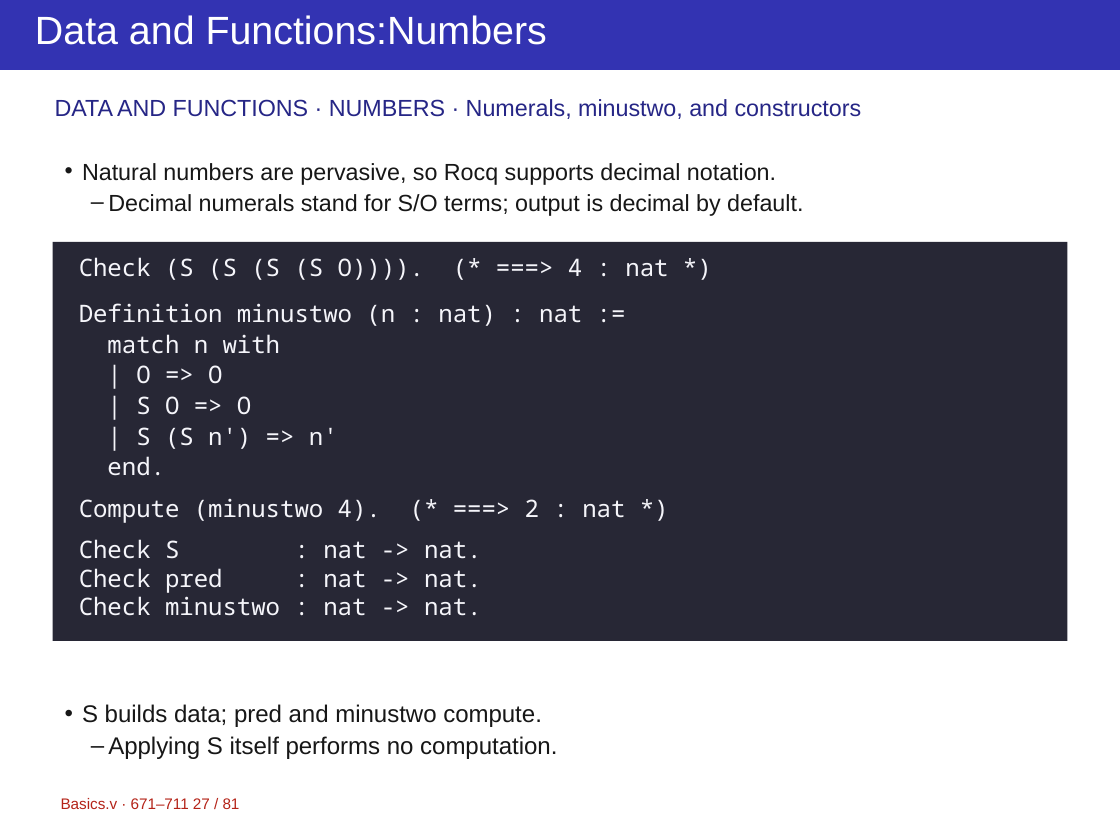
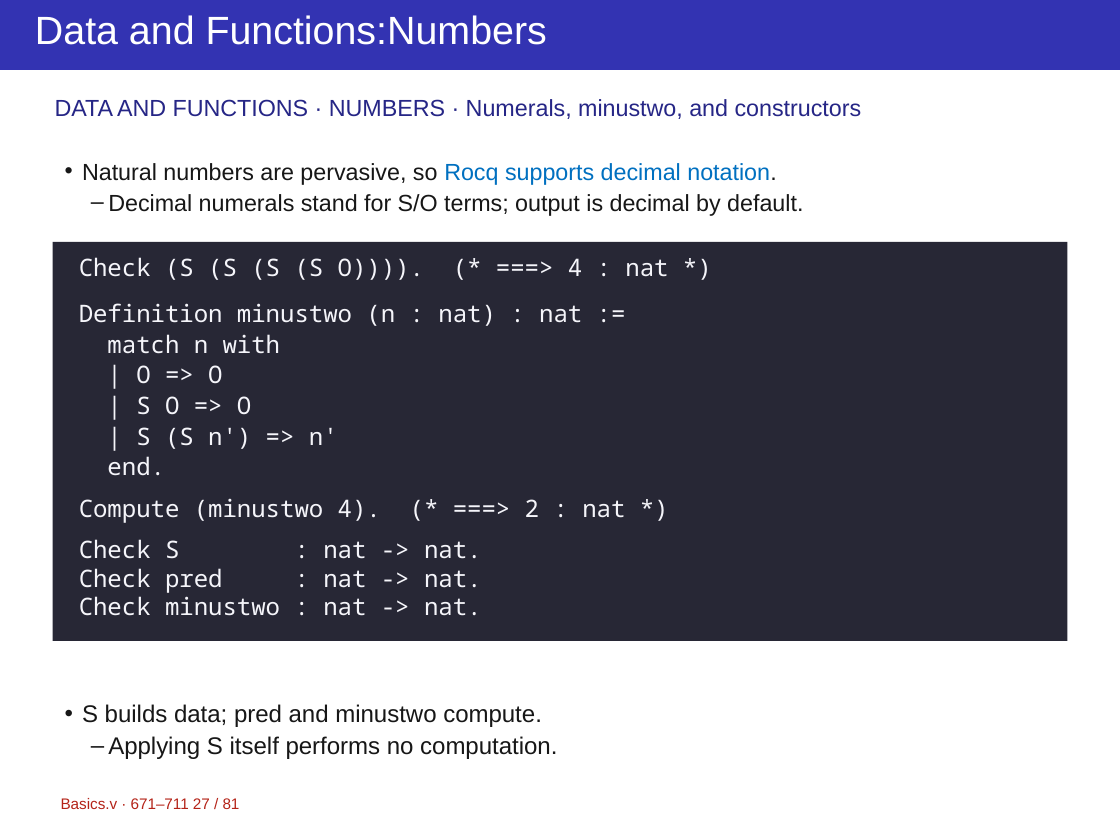
Before and after one commit to yuanruizhang5a/ppt-master, a slide deck: slide 27 of projects/course-rocq/Basics-2.pptx. Drawn at 1120x840 pixels with LibreOffice and Linux fonts; fonts in the diff are those of the drawing. Boxes give left, top, right and bottom in pixels: in the first picture for what was removed or moved away, otherwise in the second. Text is boxed around its words. In the diff, an @@ line names an element or a change of style, - is before the commit and + after.

```diff
--- a/projects/course-rocq/Basics-2.pptx
+++ b/projects/course-rocq/Basics-2.pptx
@@ text at bbox=[82, 163, 776, 185]: text colour #171717 to #0070C0 in "Rocq supports decimal notation." @@
```
Also in this commit, not shown: 14 other slides changed, 6 other files.
